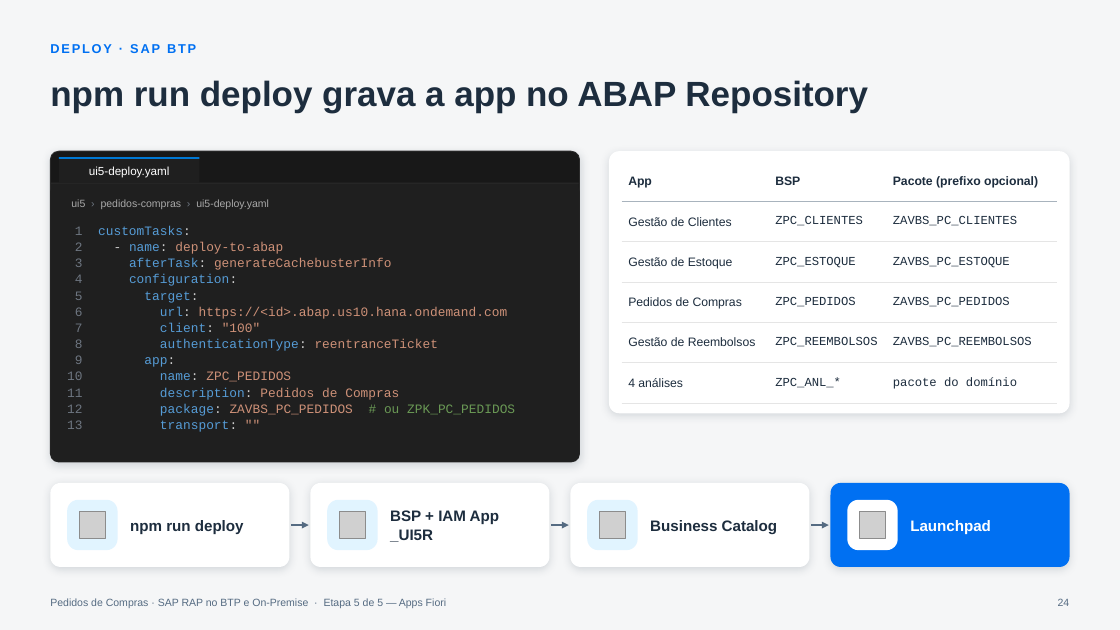
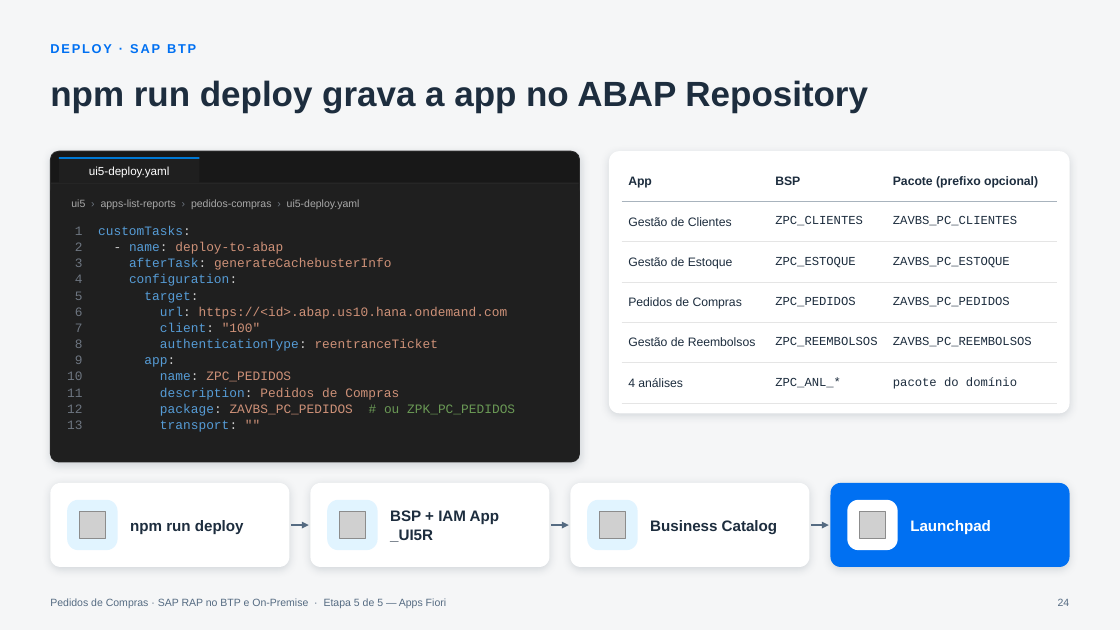
Before and after one commit to AdrianoBispo/sap-abap-rap-pedidos-de-compras-app, a slide deck: slide 24 of docs/apresentacoes/05-apps-fiori.pptx. Drawn at 1120x630 pixels with LibreOffice and Linux fonts; fonts in the diff are those of the drawing; grey boxes stand for pictures. Boxes give left, top, right and bottom in pixels: in the first picture for what was removed or moved away, otherwise in the second. Text is boxed around its words. In the diff, an @@ line names an element or a change of style, - is before the commit and + after.

```diff
--- a/docs/apresentacoes/05-apps-fiori.pptx
+++ b/docs/apresentacoes/05-apps-fiori.pptx
@@ text at [71,199,360,209]: text changed @@
-ui5 › pedidos-compras › ui5-deploy.yaml
+ui5 › apps-list-reports › pedidos-compras › ui5-deploy.yaml
```
Also in this commit, not shown: 12 other slides changed, 2 other files.
